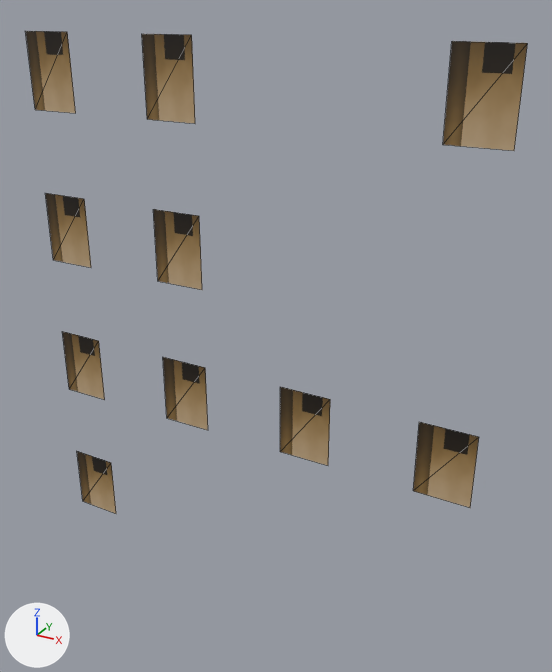
The OBJ model resources/blender/zombie_street/Street_BlockL2_Lit.obj as it was, and as the next commit left it.
Rendered twice from a 50 mm camera at (7.15, -11.36, 11.99) aimed at (0.59, 0.57, 6.03). Every picture has the same lights, and +X, +Y and +Z are marked at lower left. The older version comes first. Mesh edges are drawn as thin lines. Where no turn or scale is listed for an object, it has been applied to the vertices.

In view in the first picture: 'Street_BlockL2_Lit'.
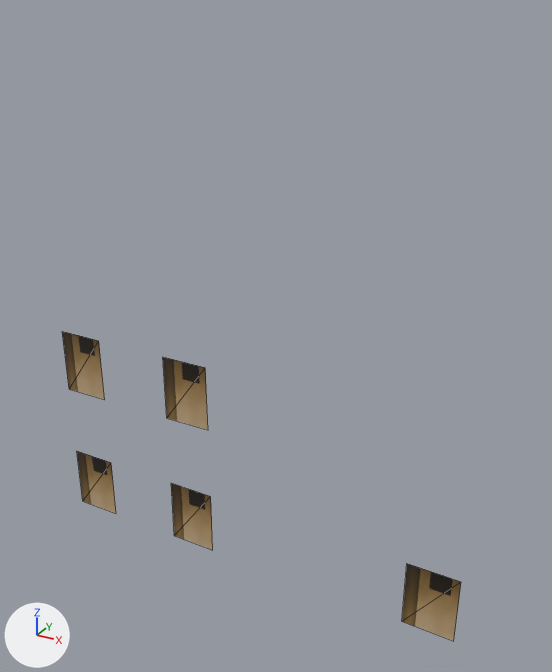
What differs and where, as boxes [x1, y1, x2, y2] in the pictures (552 x 672 px; the box of a moved part takes in the faces that stretch with it):
'Street_BlockL2_Lit', reshaped (20% narrower, 36% shorter): before [25, 31, 527, 514]; after [62, 331, 461, 641]
part 1 of me_street_blockl2_lit, moved or reshaped: before [280, 387, 330, 466]; after [171, 483, 213, 550]
part 2 of me_street_blockl2_lit, moved or reshaped: before [413, 422, 479, 508]; after [402, 564, 461, 641]
part 3 of me_street_blockl2_lit, deleted (brown): before [443, 41, 527, 151]
part 4 of me_street_blockl2_lit, deleted (brown): before [45, 193, 91, 268]
part 5 of me_street_blockl2_lit, deleted (brown): before [25, 31, 76, 113]
part 6 of me_street_blockl2_lit, deleted (brown): before [153, 209, 202, 290]
part 7 of me_street_blockl2_lit, deleted (brown): before [142, 34, 195, 123]

The edits, one by one:
me_street_blockl2_lit is used by ob_street_blockl2_lit; location (0.0, 0.0, 0.0).
me_street_blockl2_lit had 40 vertices, 20 faces and spanned x -4.74..4.74, y 0.23, z 0.53..11.45.
me_street_blockl2_lit now has 20 vertices, 10 faces and spans x -4.74..4.74, y 0.23, z 0.53..5.15.
me_street_blockl2_lit part 1: the loose piece of 4 vertices spanning x 0.87..1.93, y 0.23, z 3.68..5.15 is moved by (-2.8, 0.0, -3.15).
me_street_blockl2_lit part 2: the loose piece of 4 vertices spanning x 3.66..4.74, y 0.23, z 3.68..5.15 is moved by (0.0, 0.0, -3.15).
me_street_blockl2_lit part 3: the loose piece of 4 vertices spanning x 3.66..4.74, y 0.23, z 9.98..11.45 is deleted.
me_street_blockl2_lit part 4: the loose piece of 4 vertices spanning x -4.74..-3.66, y 0.23, z 6.83..8.3 is deleted.
me_street_blockl2_lit part 5: the loose piece of 4 vertices spanning x -4.74..-3.66, y 0.23, z 9.98..11.45 is deleted.
me_street_blockl2_lit part 6: the loose piece of 4 vertices spanning x -1.93..-0.87, y 0.23, z 6.83..8.3 is deleted.
me_street_blockl2_lit part 7: the loose piece of 4 vertices spanning x -1.93..-0.87, y 0.23, z 9.98..11.45 is deleted.
